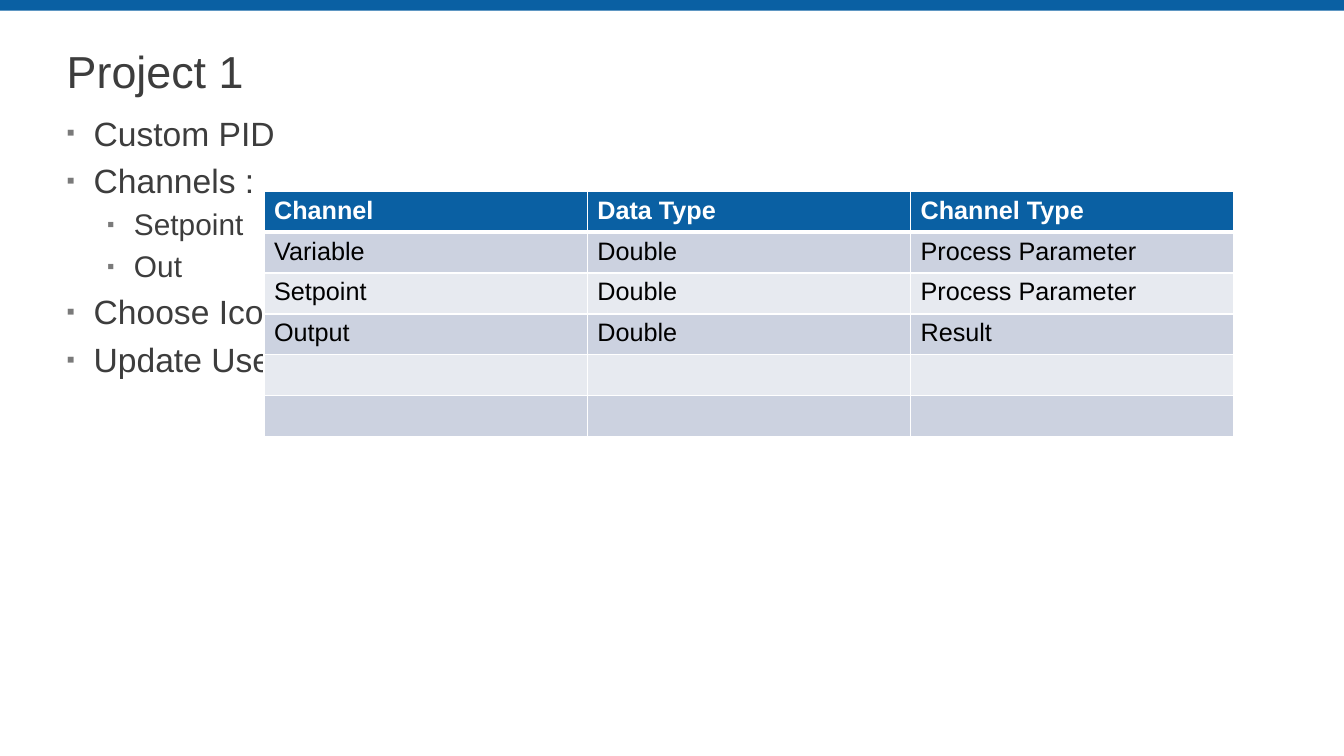
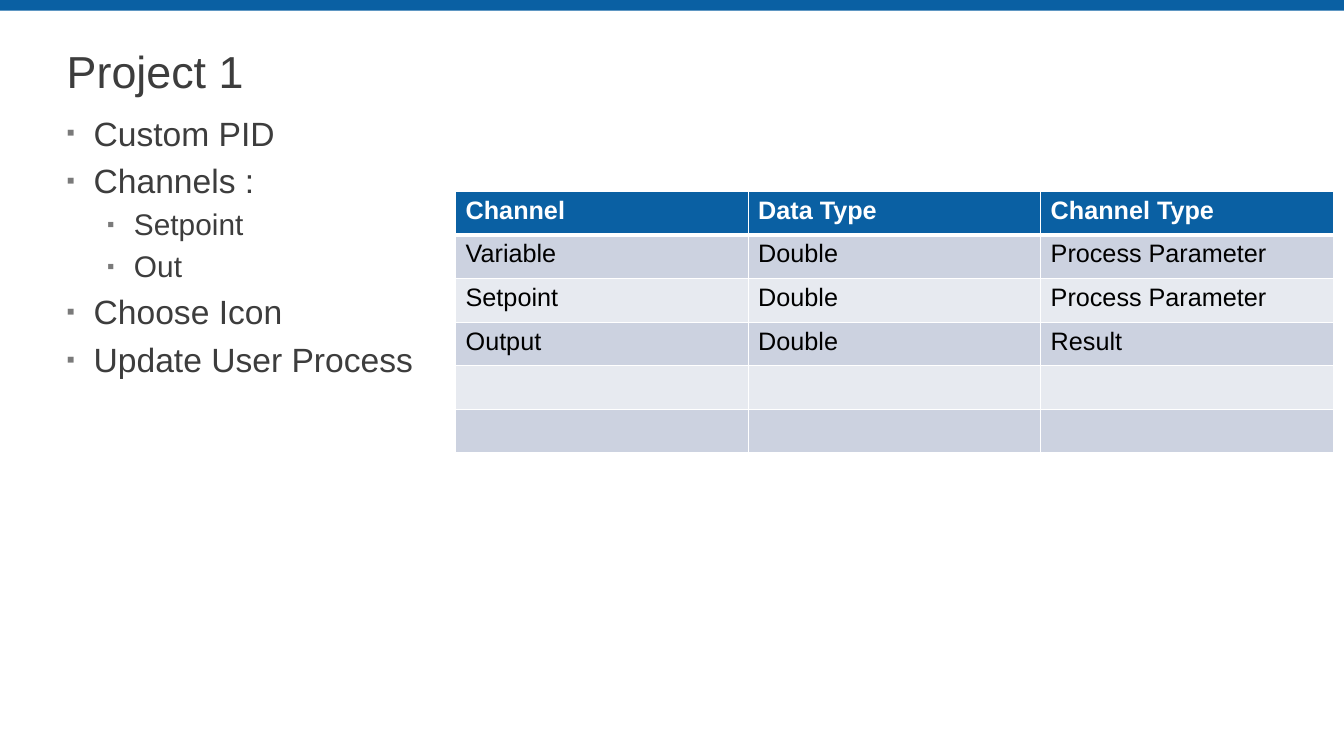
Before and after one commit to LabVIEW-DCAF/Documentation, a slide deck: slide 11 of Trunk/Getting Started Material/DCAF Training/6 Static Modules.pptx. Drawn at 1344x756 pixels with LibreOffice and Linux fonts; fonts in the diff are those of the drawing; background and template pictures are left out. Boxes give left, top, right and bottom in pixels: in the first picture for what was removed or moved away, otherwise in the second. Text is boxed around its words. In the diff, an @@ line names an element or a change of style, - is before the commit and + after.

```diff
--- a/Trunk/Getting Started Material/DCAF Training/6 Static Modules.pptx
+++ b/Trunk/Getting Started Material/DCAF Training/6 Static Modules.pptx
@@ table: place and size @@
-table at (264, 192, 1235, 494)
+table at (456, 192, 1333, 575)
@@ text at (94, 347, 413, 379): text changed @@
-▪ Update User Process.
+▪ Update User Process
```
Also in this commit, not shown: 4 other slides changed, 1 other file.
